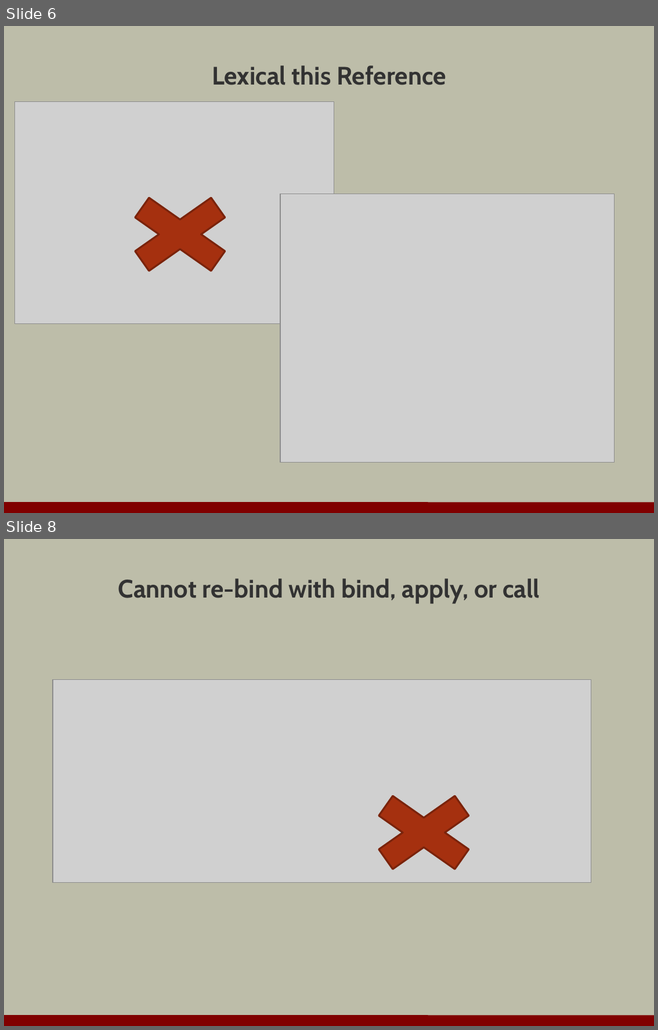
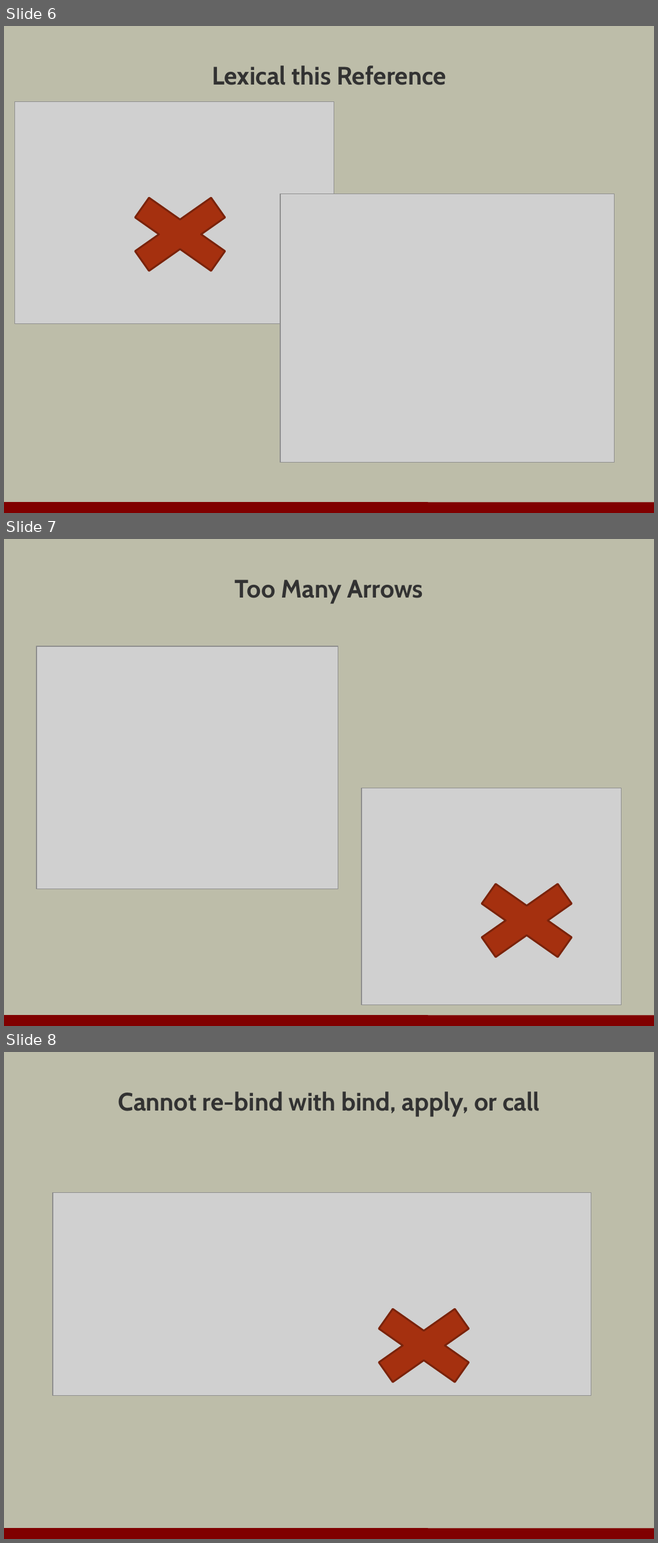
Before and after one commit to OdeToCode/classes, a slide deck: assorted/javascript_dragons.pptx. Shown one above the other, each under a label of ours: slides 6 and 8 before the commit, slides 6, 7 and 8 after it; the slides between them are not shown. The pictures are 658x1030 and 658x1543 pixels, drawn with LibreOffice and Linux fonts; fonts in the diff are those of the drawing; grey boxes stand for pictures; background and template pictures are left out. Boxes give left, top, right and bottom in pixels: in the first picture for what was removed or moved away, otherwise in the second. Text is boxed around its words. In the diff, an @@ line names an element or a change of style, - is before the commit and + after.

```diff
--- a/assorted/javascript_dragons.pptx
+++ b/assorted/javascript_dragons.pptx
@@ slide 7 added at bbox=[4, 539, 654, 1026], background #BDBDA9; not listed: 1 template element that a slide beside it also shows @@
@@ title added at bbox=[235, 580, 423, 603], 28 pt, text #323232, bold @@
+Too Many Arrows
@@ picture added at bbox=[36, 646, 338, 889] @@
@@ picture added at bbox=[361, 788, 621, 1005] @@
@@ cross added at bbox=[453, 869, 600, 972], fill #A5300F, outline #7A240B 2 pt @@
```
Also in this commit, not shown: 3 slides changed, 25 other slides added, 2 slides removed, 1 other file.
